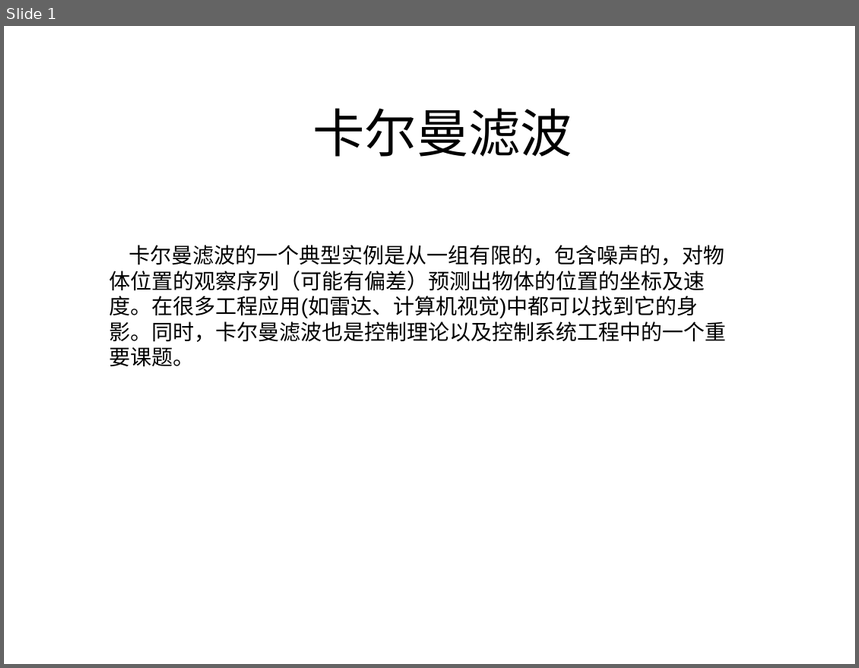
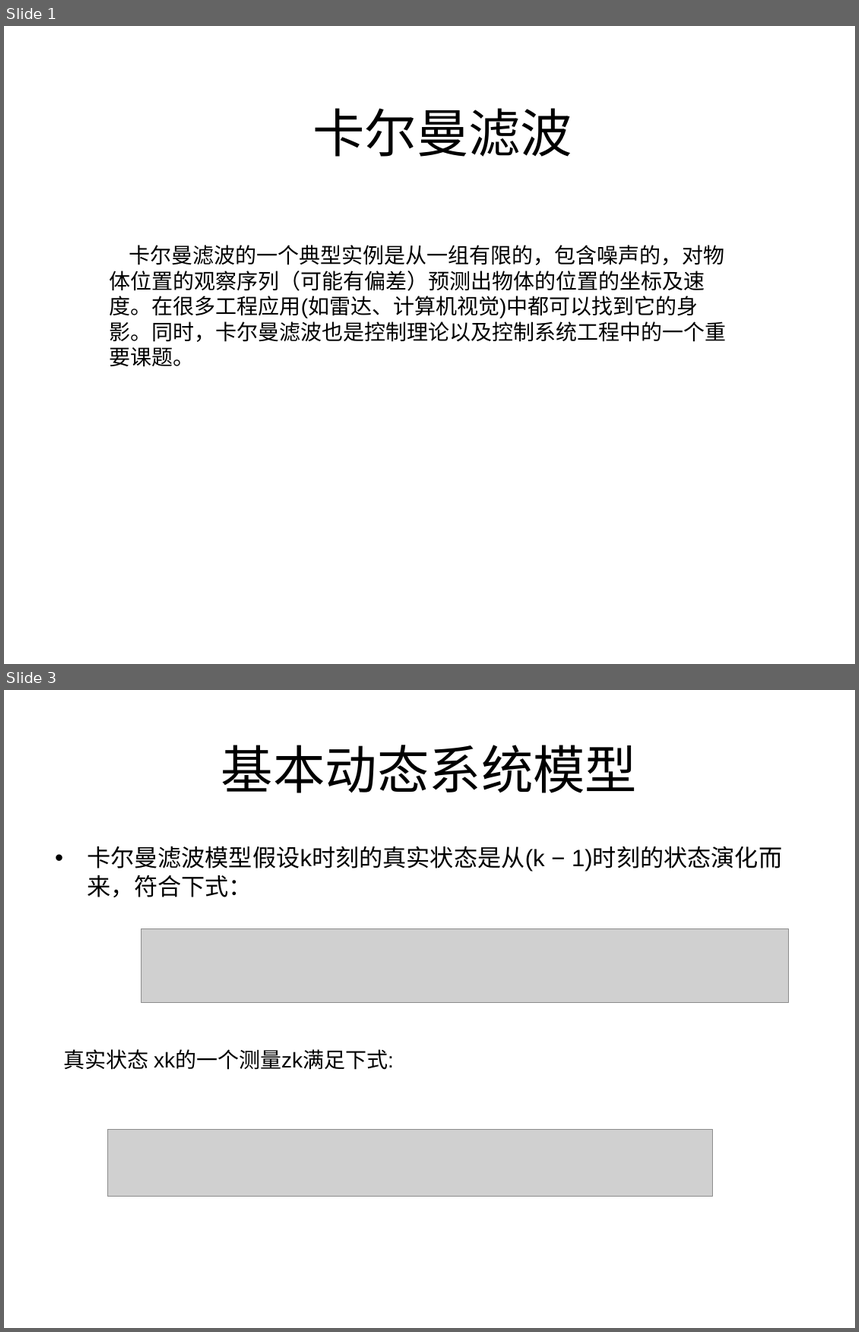
Before and after one commit to damarquezg/machine-learning, a slide deck: 卡尔曼滤波.ppt. Shown one above the other, each under a label of ours: slide 1 before the commit, slides 1 and 3 after it; the slides between them are not shown. The pictures are 859x668 and 859x1332 pixels, drawn with LibreOffice and Linux fonts; fonts in the diff are those of the drawing; grey boxes stand for pictures. Boxes give left, top, right and bottom in pixels: in the first picture for what was removed or moved away, otherwise in the second. Text is boxed around its words. In the diff, an @@ line names an element or a change of style, - is before the commit and + after.

```diff
--- a/卡尔曼滤波.ppt
+++ b/卡尔曼滤波.ppt
@@ slide 3 added at box(4, 690, 855, 1328), background #FFFFFF @@
@@ title added at box(221, 745, 637, 793), 44 pt, text #000000 @@
+基本动态系统模型
@@ text added at box(87, 846, 782, 897), 20 pt, text #000000 @@
+• 卡尔曼滤波模型假设k时刻的真实状态是从(k − 1)时刻的状态演化而来，符合下式：
@@ picture added at box(141, 929, 788, 1003) @@
@@ text added at box(64, 1049, 394, 1070), 18 pt, text #000000 @@
+真实状态 xk的一个测量zk满足下式:
@@ picture added at box(108, 1130, 713, 1198) @@
```
Also in this commit, not shown: 1 slide changed, 3 other slides added.
